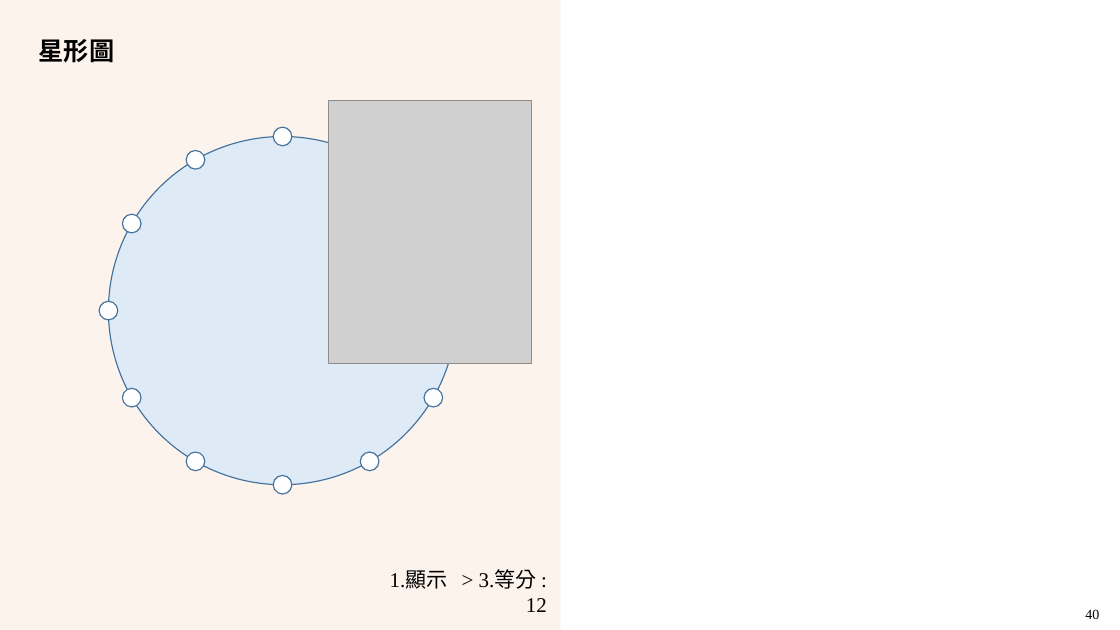
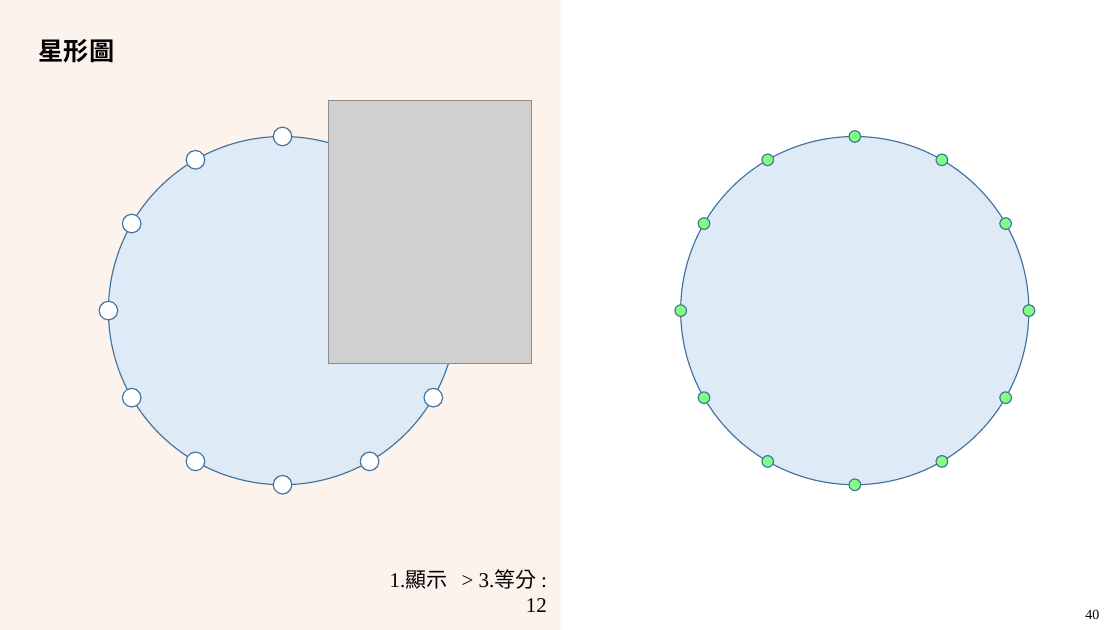
Before and after one commit to LittleD3092/My-Vault, a slide deck: slide 40 of Patterning and Drawing/6/AMA-數藝-6-規則篇-3-星形圖-2022-1202.pptx. Drawn at 1120x630 pixels with LibreOffice and Linux fonts; fonts in the diff are those of the drawing; grey boxes stand for pictures; background and template pictures are left out. Boxes give left, top, right and bottom in pixels: in the first picture for what was removed or moved away, otherwise in the second. Text is boxed around its words. In the diff, an @@ line names an element or a change of style, - is before the commit and + after.

```diff
--- a/Patterning and Drawing/6/AMA-數藝-6-規則篇-3-星形圖-2022-1202.pptx
+++ b/Patterning and Drawing/6/AMA-數藝-6-規則篇-3-星形圖-2022-1202.pptx
@@ ellipse added at box(681, 136, 1029, 485), fill #DEEBF7, outline #43739E 1 pt @@
@@ group added at box(675, 131, 1035, 491): 12 ellipses @@
```
Also in this commit, not shown: 12 other slides changed, 2 other files.
